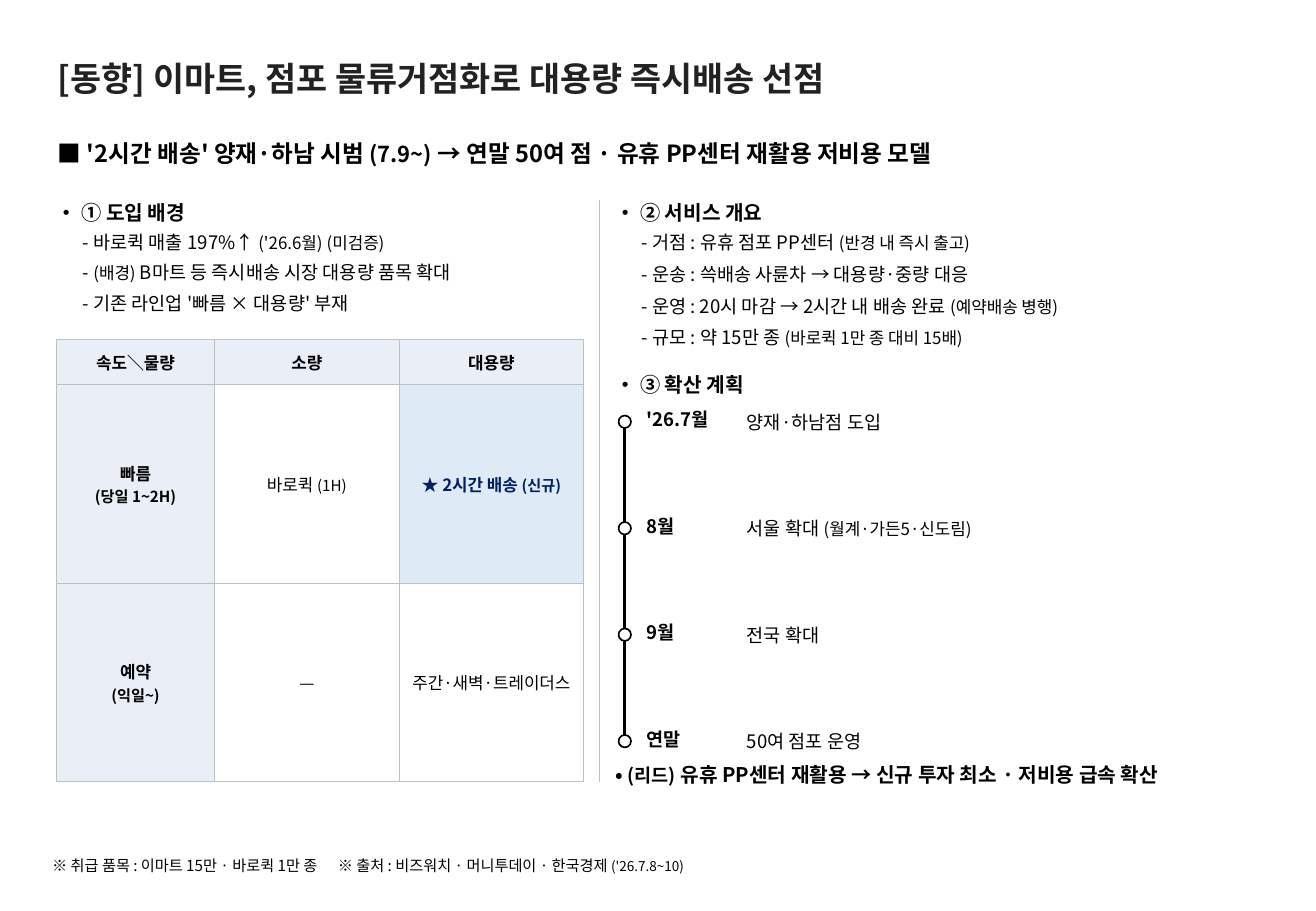
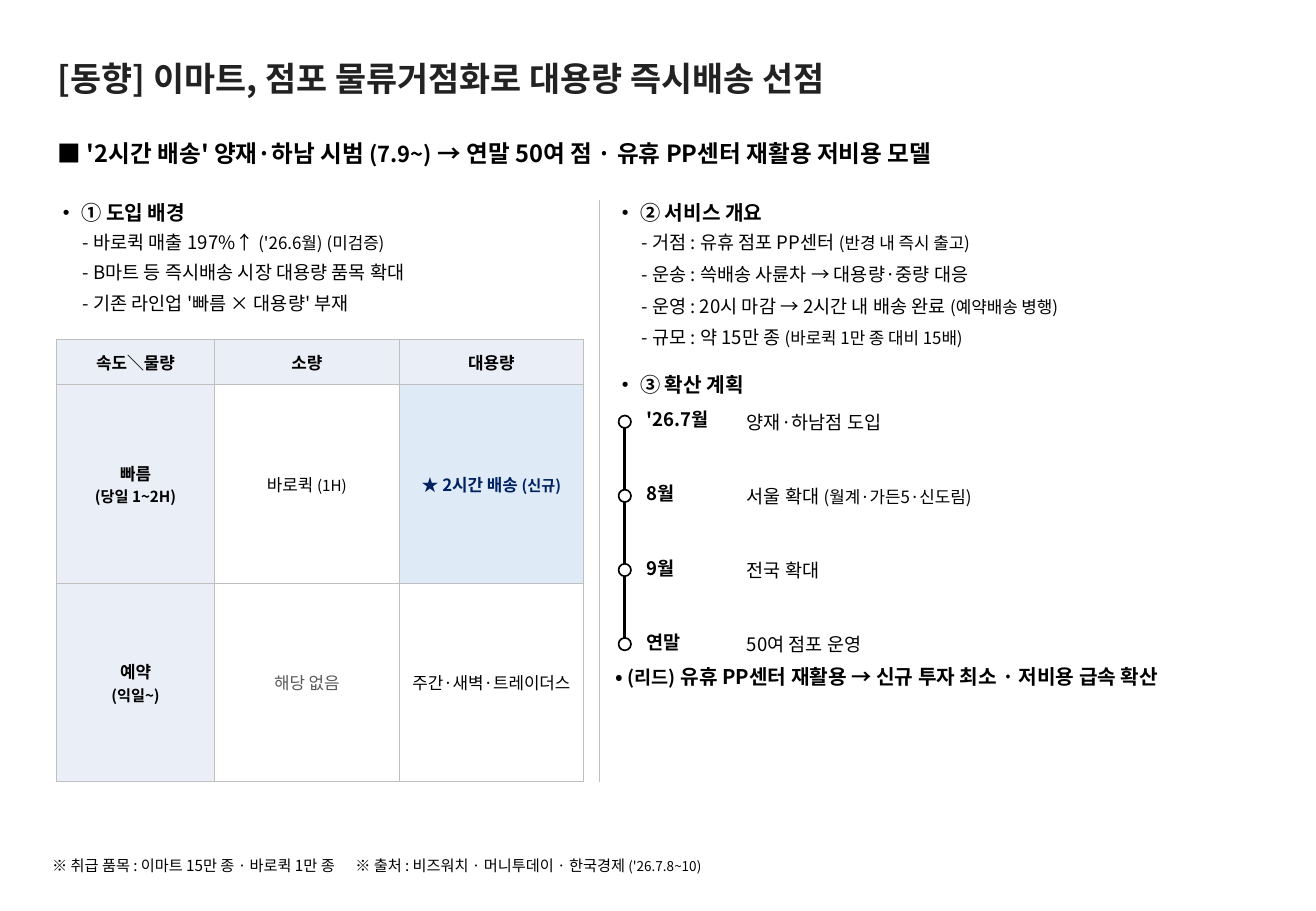
Before and after one commit to avoseed/web1, a slide deck: slide 1 of reports/ssg-quickcommerce-onepager.pptx. Drawn at 1316x911 pixels with LibreOffice and Linux fonts; fonts in the diff are those of the drawing. Boxes give left, top, right and bottom in pixels: in the first picture for what was removed or moved away, otherwise in the second. Text is boxed around its words. In the diff, an @@ line names an element or a change of style, - is before the commit and + after.

```diff
--- a/reports/ssg-quickcommerce-onepager.pptx
+++ b/reports/ssg-quickcommerce-onepager.pptx
@@ text at <box>93,263,404,281</box>: text changed @@
-- (배경) B마트 등 즉시배송 시장 대용량 품목 확대
+- B마트 등 즉시배송 시장 대용량 품목 확대
@@ table at <box>56,339,583,783</box> @@
-row 3, column 2: —
+row 3, column 2: 해당 없음
@@ elbow line moved from (625, 422) - (625, 741) to (625, 422) - (625, 644) @@
@@ 2 texts, 1 ellipse: place and size @@
-2 texts, 1 ellipse at <box>619,517,972,538</box>
+2 texts, 1 ellipse at <box>619,484,972,506</box>
@@ ellipse: place and size @@
-ellipse at <box>619,735,631,747</box>
+ellipse at <box>619,564,631,576</box>
@@ text "9월": place and size @@
-text "9월" at <box>646,623,674,641</box>
+text "9월" at <box>646,559,674,577</box>
@@ text "전국 확대": place and size @@
-text "전국 확대" at <box>747,626,819,644</box>
+text "전국 확대" at <box>747,561,819,579</box>
@@ ellipse: place and size @@
-ellipse at <box>619,628,631,640</box>
+ellipse at <box>619,638,631,650</box>
@@ text "연말": place and size @@
-text "연말" at <box>646,730,680,748</box>
+text "연말" at <box>646,633,680,651</box>
@@ text "50여 점포 운영": place and size @@
-text "50여 점포 운영" at <box>747,732,861,750</box>
+text "50여 점포 운영" at <box>747,635,861,653</box>
@@ text "• (리드) 유휴 PP센터 재활용 ...": place and size @@
-text "• (리드) 유휴 PP센터 재활용 ..." at <box>628,765,1158,786</box>
+text "• (리드) 유휴 PP센터 재활용 ..." at <box>628,667,1158,688</box>
@@ text at <box>71,858,701,874</box>: text changed @@
-※ 취급 품목 : 이마트 15만 · 바로퀵 1만 종 ※ 출처 : 비즈워치 · 머니투데이 · 한국경제 ('26.7.8~10)
+※ 취급 품목 : 이마트 15만 종 · 바로퀵 1만 종 ※ 출처 : 비즈워치 · 머니투데이 · 한국경제 ('26.7.8~10)
```
Also in this commit, not shown: 4 other files.
